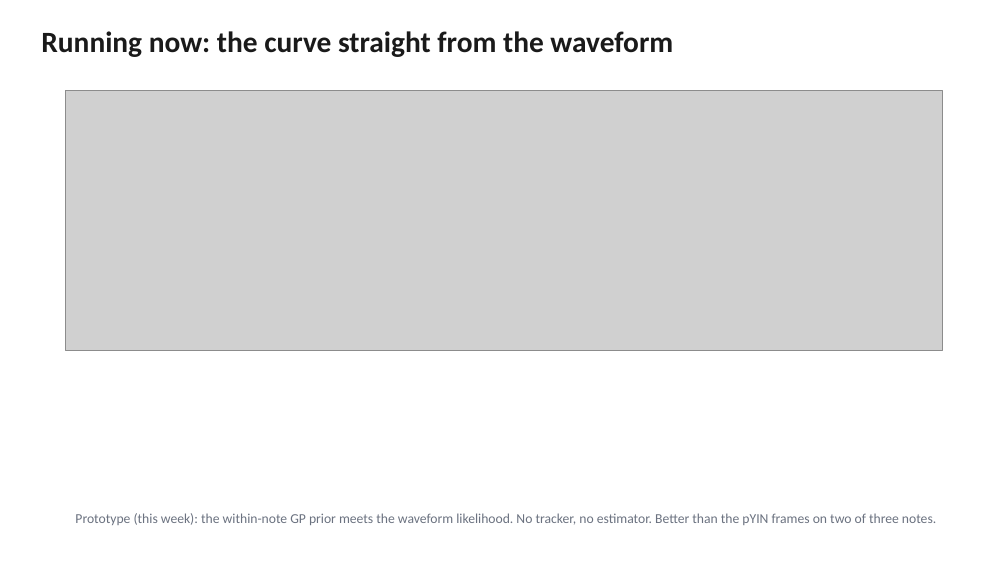
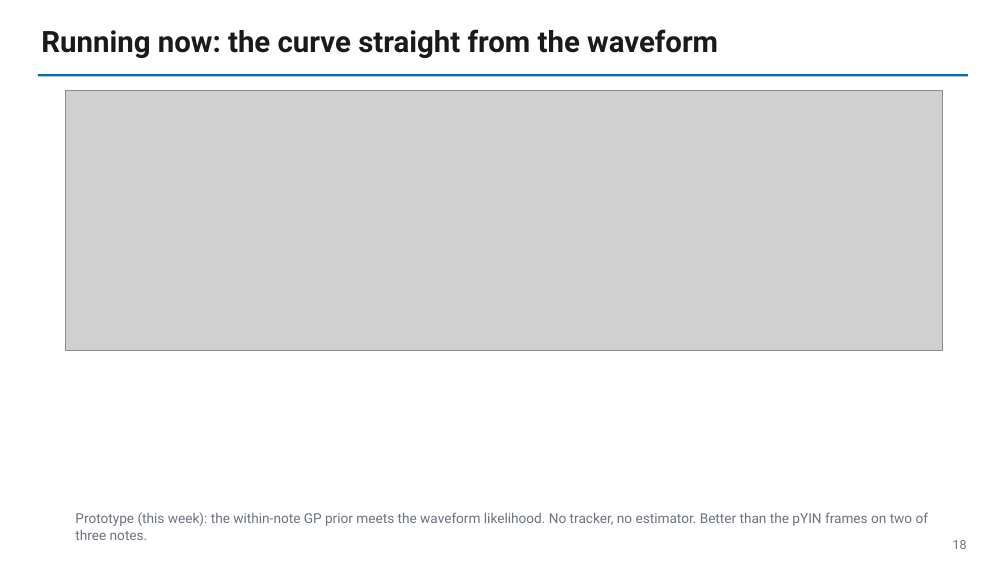
Before and after one commit to raylalang/score-bundle, a slide deck: slide 18 of docs/slides/deck_week.pptx. Drawn at 1008x567 pixels with LibreOffice and Linux fonts; fonts in the diff are those of the drawing; grey boxes stand for pictures. Boxes give left, top, right and bottom in pixels: in the first picture for what was removed or moved away, otherwise in the second. Text is boxed around its words. In the diff, an @@ line names an element or a change of style, - is before the commit and + after.

```diff
--- a/docs/slides/deck_week.pptx
+++ b/docs/slides/deck_week.pptx
@@ text "Running now: the curve straight ..." at (x1=41, y1=29, x2=718, y2=58): font Calibri to Roboto @@
@@ rectangle added at (x1=38, y1=74, x2=968, y2=76), fill #0072B2 @@
@@ text "Prototype (this week): the within-note ..." at (x1=75, y1=512, x2=929, y2=540): font Calibri to Roboto @@
@@ text added at (x1=953, y1=540, x2=967, y2=549), 12 pt, text #6B7280 @@
+18
```
Also in this commit, not shown: 21 other slides changed, 1 other file.
